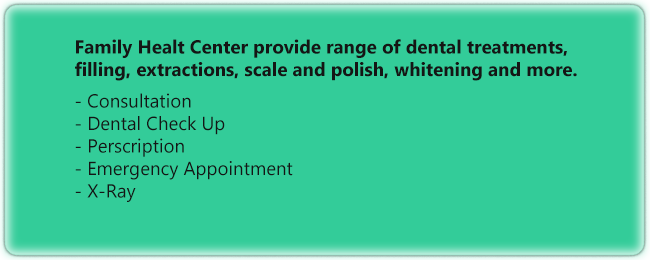
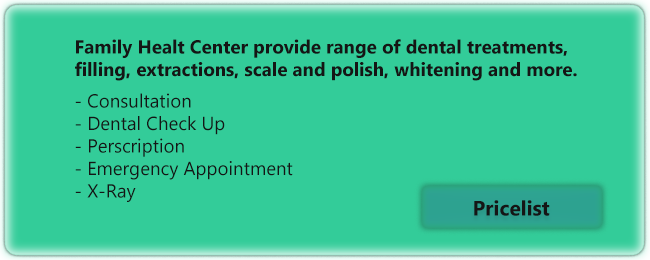
The second 650x260 image is a revision of the first. Changes to its layers:
added layer "Pricelist" above "Layer 2" over [474, 200, 550, 216]
added layer "Layer 2" above "Family Healt Center provide range of dental treatments, filling" over [416, 180, 608, 234]
